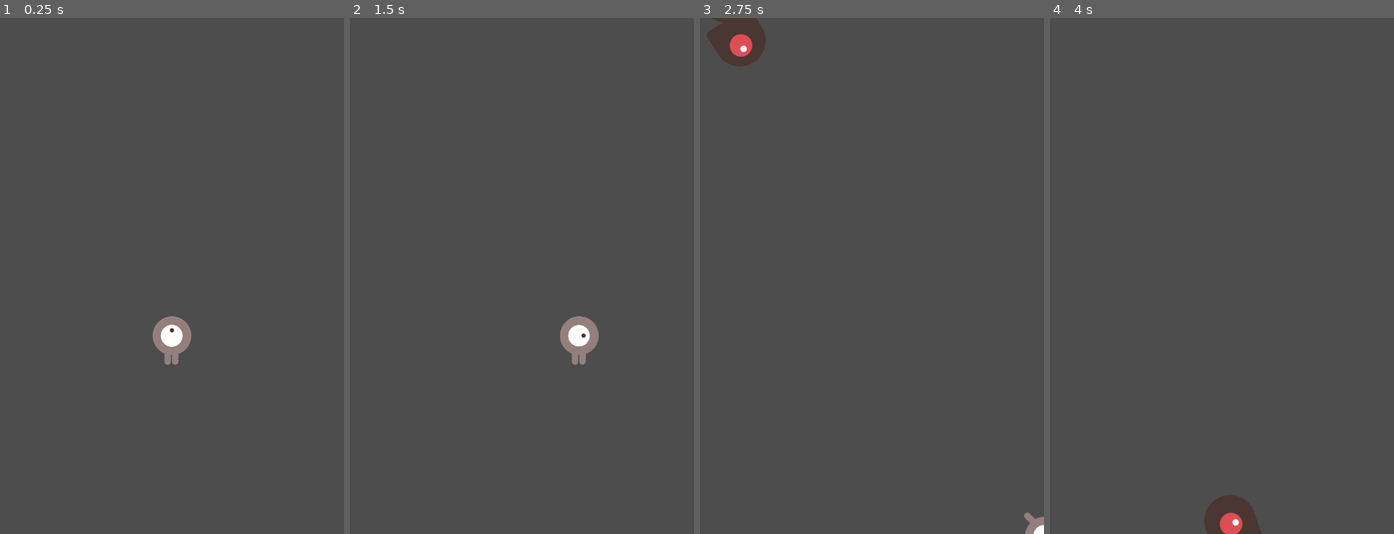
Above: before the commit, frames 1-4 (left to right).
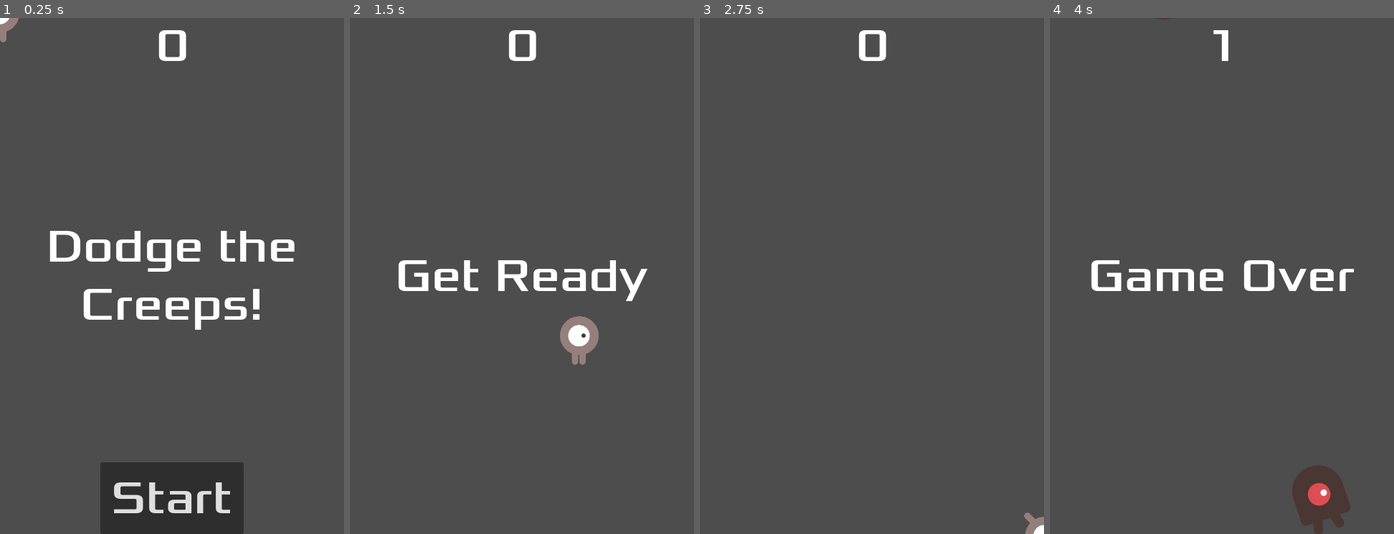
Above: after the commit, the same moments.

Repository: JernejL123/FirstGodotGame
Game: Godot game, scene res://main.tscn
The game is run twice, just before and just after one commit, with the same random seed, the same clock (stepped at 60 frames per second) and the same inputs.
Inputs (mouse positions are in pixels of both pictures, inside the frame that each line leads up to):
- Up to frame 1 (0.25 s): no input
- Up to frame 2 (1.5 s): click (522, 497) at 0.5 s, where only the run after the commit has a clickable "Start"; tap Enter at 1.25 s; hold Right (move_right) from 1.28 s (still down)
- Up to frame 3 (2.75 s): release Right (move_right) at 2.03 s; hold Down (move_down) from 2.03 s (still down)
- Up to frame 4 (4 s): release Down (move_down) at 2.78 s; hold Right (move_right) 2.78-3.53 s; hold Up (move_up) from 3.53 s (still down)

The runs differ from the first frame. In frame 1, 9.9% of the frame differs, in the area x 0-86%, y 0-100%; in frame 2, 2.1%; in frame 3, 1.5%; in frame 4, 4.4%.

Commit message:
HUD added

Diff:
--- /dev/null
+++ b/hud.gd
@@ -0,0 +1,32 @@
+extends CanvasLayer
+
+#Main nodu pošlje signal ob kliku na gumb
+signal start_game
+
+func show_message(text):
+	$Message.text = text
+	$Message.show()
+	$MessageTimer.start()
+
+func show_game_over():
+	show_message("Game Over")
+
+	await $MessageTimer.timeout
+
+	$Message.text = "Dodge the Creeps!"
+	$Message.show()
+
+	await get_tree().create_timer(1.0).timeout
+	$StartButton.show()
+
+func update_score(score):
+	$ScoreLabel.text = str(score)
+
+
+func _on_start_button_pressed() -> void:
+	$StartButton.hide()
+	start_game.emit()
+
+
+func _on_message_timer_timeout() -> void:
+	$Message.hide()
--- /dev/null
+++ b/hud.tscn
@@ -0,0 +1,62 @@
+[gd_scene load_steps=3 format=3 uid="uid://cxrupb01oh1g5"]
+
+[ext_resource type="FontFile" uid="uid://bd548agewanui" path="res://fonts/Xolonium-Regular.ttf" id="1_37p78"]
+[ext_resource type="Script" uid="uid://cyav155504jio" path="res://hud.gd" id="1_64ctp"]
+
+[node name="HUD" type="CanvasLayer"]
+script = ExtResource("1_64ctp")
+
+[node name="ScoreLabel" type="Label" parent="."]
+anchors_preset = 5
+anchor_left = 0.5
+anchor_right = 0.5
+offset_left = -22.5
+offset_right = 22.5
+offset_bottom = 78.0
+grow_horizontal = 2
+theme_override_fonts/font = ExtResource("1_37p78")
+theme_override_font_sizes/font_size = 64
+text = "0"
+horizontal_alignment = 1
+vertical_alignment = 1
+
+[node name="Message" type="Label" parent="."]
+anchors_preset = 8
+anchor_left = 0.5
+anchor_top = 0.5
+anchor_right = 0.5
+anchor_bottom = 0.5
+offset_left = -240.0
+offset_top = -120.0
+offset_right = 240.0
+offset_bottom = 120.0
+grow_horizontal = 2
+grow_vertical = 2
+theme_override_fonts/font = ExtResource("1_37p78")
+theme_override_font_sizes/font_size = 64
+text = "Dodge the Creeps!"
+horizontal_alignment = 1
+vertical_alignment = 1
+autowrap_mode = 2
+
+[node name="StartButton" type="Button" parent="."]
+anchors_preset = 7
+anchor_left = 0.5
+anchor_top = 1.0
+anchor_right = 0.5
+anchor_bottom = 1.0
+offset_left = -100.0
+offset_top = -100.0
+offset_right = 100.0
+grow_horizontal = 2
+grow_vertical = 0
+theme_override_fonts/font = ExtResource("1_37p78")
+theme_override_font_sizes/font_size = 64
+text = "Start"
+
+[node name="MessageTimer" type="Timer" parent="."]
+wait_time = 2.0
+one_shot = true
+
+[connection signal="pressed" from="StartButton" to="." method="_on_start_button_pressed"]
+[connection signal="timeout" from="MessageTimer" to="." method="_on_message_timer_timeout"]
--- a/main.gd
+++ b/main.gd
@@ -5,7 +5,7 @@
 
 # Called when the node enters the scene tree for the first time.
 func _ready() -> void:
-	new_game()
+	pass
 
 
 # Called every frame. 'delta' is the elapsed time since the previous frame.
@@ -16,16 +16,20 @@
 func game_over() -> void:
 	$ScoreTimer.stop()
 	$MobTimer.stop()
+	$HUD.show_game_over()
 
 func new_game():
 	score=0
 	$Player.start($StartPosition.position)
 	$StartTimer.start()
+	$HUD.update_score(score)
+	$HUD.show_message("Get Ready")
+	get_tree().call_group("mobs", "queue_free")
 
 
 func _on_score_timer_timeout() -> void:
 	score += 1
-
+	$HUD.update_score(score)
 
 func _on_start_timer_timeout() -> void:
 	$ScoreTimer.start()
--- a/main.tscn
+++ b/main.tscn
@@ -1,8 +1,9 @@
-[gd_scene load_steps=5 format=3 uid="uid://c21lhjp15gsiw"]
+[gd_scene load_steps=6 format=3 uid="uid://c21lhjp15gsiw"]
 
 [ext_resource type="Script" uid="uid://y3pp07q5j3ii" path="res://main.gd" id="1_0xm2m"]
 [ext_resource type="PackedScene" uid="uid://ch0q8mnac4r6l" path="res://player.tscn" id="1_ig7tw"]
 [ext_resource type="PackedScene" uid="uid://bfm8uxybeum1e" path="res://mob.tscn" id="2_h2yge"]
+[ext_resource type="PackedScene" uid="uid://cxrupb01oh1g5" path="res://hud.tscn" id="4_1bvp3"]
 
 [sub_resource type="Curve2D" id="Curve2D_ig7tw"]
 _data = {
@@ -15,6 +16,7 @@
 mob_scene = ExtResource("2_h2yge")
 
 [node name="Player" parent="." instance=ExtResource("1_ig7tw")]
+metadata/_edit_group_ = true
 
 [node name="MobTimer" type="Timer" parent="."]
 wait_time = 0.5
@@ -35,7 +37,10 @@
 position = Vector2(16, 8)
 rotation = 0.0175421
 
+[node name="HUD" parent="." instance=ExtResource("4_1bvp3")]
+
 [connection signal="hit" from="Player" to="." method="game_over"]
 [connection signal="timeout" from="MobTimer" to="." method="_on_mob_timer_timeout"]
 [connection signal="timeout" from="ScoreTimer" to="." method="_on_score_timer_timeout"]
 [connection signal="timeout" from="StartTimer" to="." method="_on_start_timer_timeout"]
+[connection signal="start_game" from="HUD" to="." method="new_game"]
--- a/mob.tscn
+++ b/mob.tscn
@@ -48,7 +48,7 @@
 radius = 36.0
 height = 98.0
 
-[node name="Mob" type="RigidBody2D"]
+[node name="Mob" type="RigidBody2D" groups=["mobs"]]
 position = Vector2(0, 1)
 collision_mask = 0
 gravity_scale = 0.0
Not shown, added: hud.gd.uid
